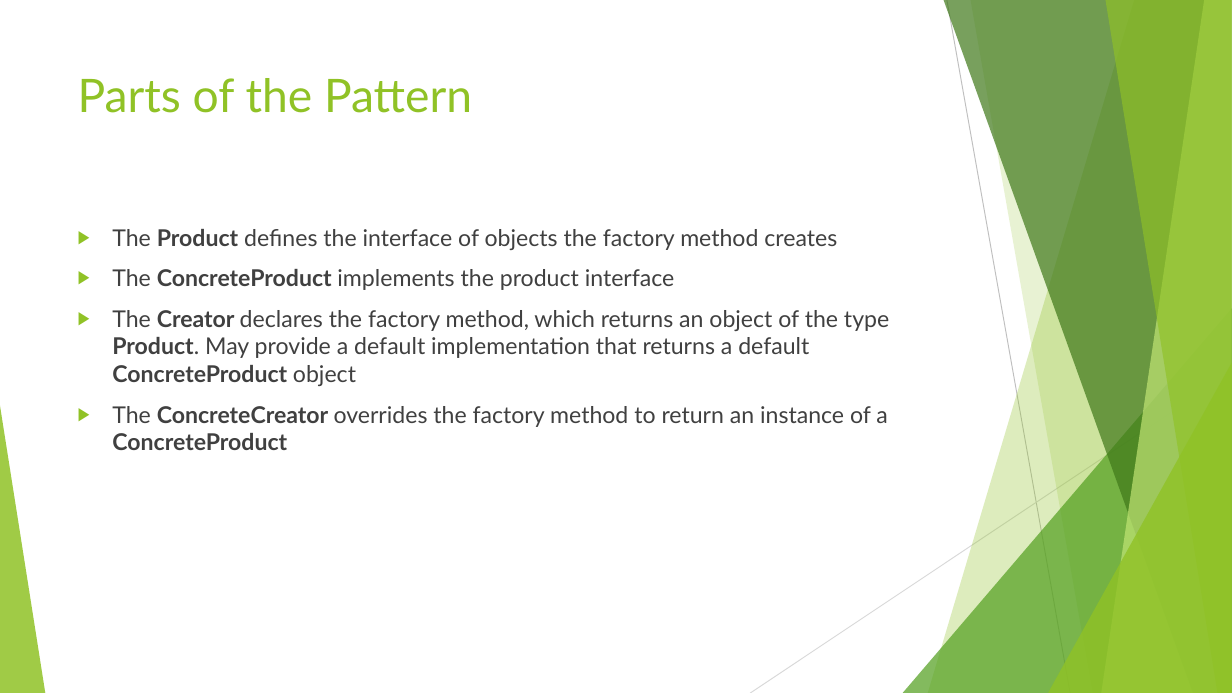
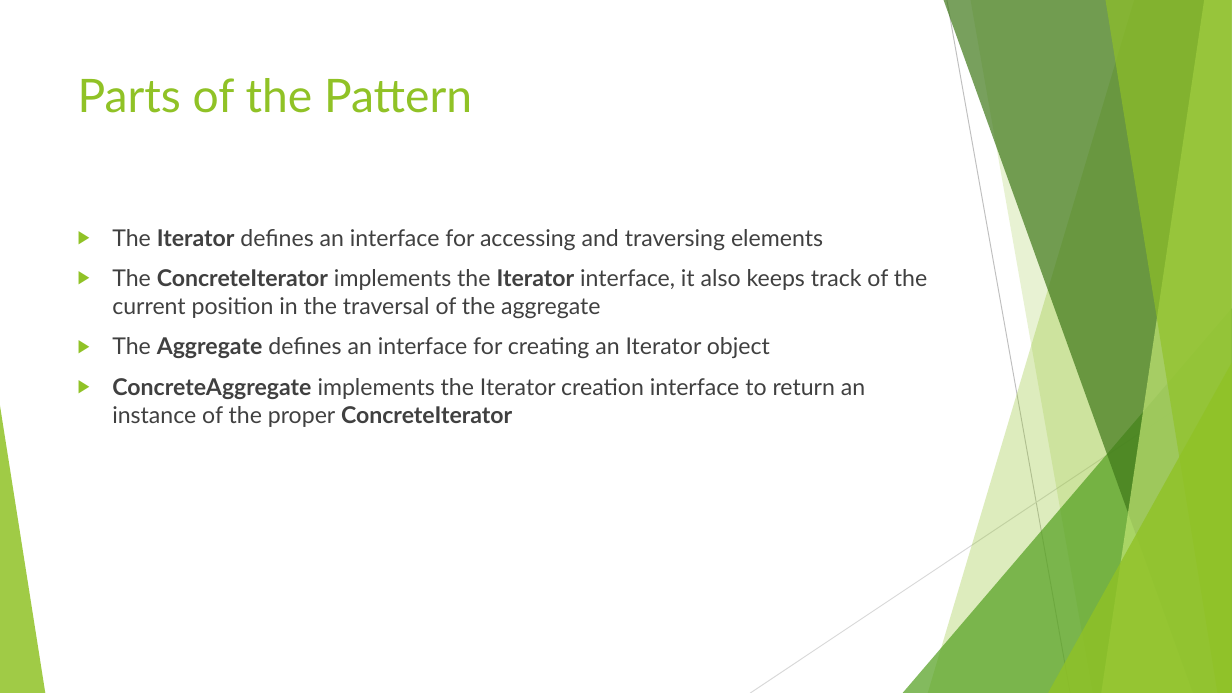
Before and after one commit to cmelende/Design-Patterns, a slide deck: slide 3 of Notes/Powerpoints/Iterator.pptx (slide 2 before the commit). Drawn at 1232x693 pixels with LibreOffice and Linux fonts; fonts in the diff are those of the drawing. Boxes give left, top, right and bottom in pixels: in the first picture for what was removed or moved away, otherwise in the second. Text is boxed around its words. In the diff, an @@ line names an element or a change of style, - is before the commit and + after.

```diff
--- a/Notes/Powerpoints/Iterator.pptx
+++ b/Notes/Powerpoints/Iterator.pptx
@@ text at (112, 229, 927, 427): text changed @@
-▶ The Product defines the interface of objects the factory method creates
-▶ The ConcreteProduct implements the product interface
-▶ The Creator declares the factory method, which returns an object of the type Product. May provide a default implementation that returns a default ConcreteProduct object
-▶ The ConcreteCreator overrides the factory method to return an instance of a ConcreteProduct
+▶ The Iterator defines an interface for accessing and traversing elements
+▶ The ConcreteIterator implements the Iterator interface, it also keeps track of the current position in the traversal of the aggregate
+▶ The Aggregate defines an interface for creating an Iterator object
+▶ ConcreteAggregate implements the Iterator creation interface to return an instance of the proper ConcreteIterator
```
Also in this commit, not shown: 2 other slides changed, 1 slide added, 4 slides removed, 15 other files.
